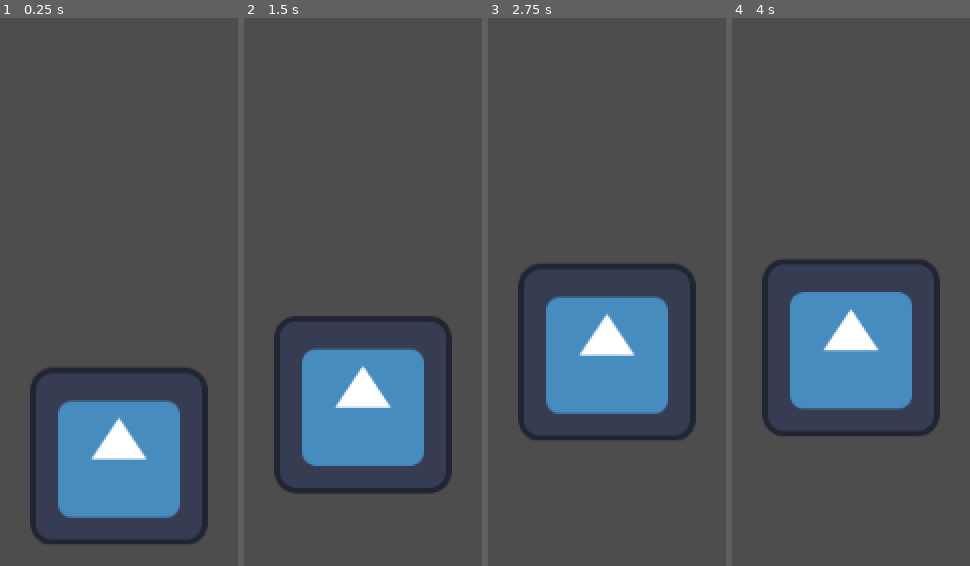
Above: before the commit, frames 1-4 (left to right).
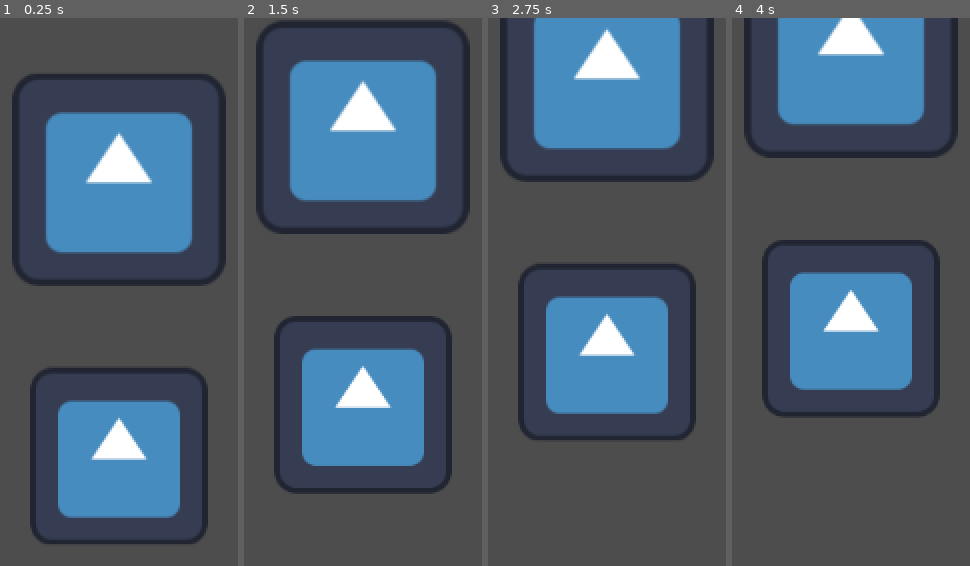
Above: after the commit, the same moments.

Repository: TheJP/GlobalGameJam2025
Game: Godot game, scene res://level/level.tscn
The game is run twice, just before and just after one commit, with the same random seed, the same clock (stepped at 60 frames per second) and the same inputs. The engine's default icon, where the game draws it, is replaced by a stand-in: a white triangle on a blue panel in a dark square.
Inputs:
- Up to frame 1 (0.25 s): no input
- Up to frame 2 (1.5 s): hold Up (ui_up) 0.53-1.28 s; hold Down (ui_down) from 1.28 s (still down)
- Up to frame 3 (2.75 s): release Down (ui_down) at 2.03 s; hold Up (ui_up) from 2.03 s (still down)
- Up to frame 4 (4 s): release Up (ui_up) at 3.53 s; hold Down (ui_down) from 3.53 s (still down)

The runs differ from the first frame. In frame 1, 20% of the frame differs, in the area x 5-95%, y 10-49%; in frame 2, 21%; in frame 3, 18%; in frame 4, 23%, in the area x 5-95%, y 0-77%.

Commit message:
Connect Boat to PlayerInput Add BoatBody and BoatBubble

Diff:
--- a/boat/boat.gd
+++ b/boat/boat.gd
@@ -1,5 +1,5 @@
 class_name Boat
-extends Node2D
+extends CharacterBody2D
 
 @export var initial_height:float = 100
 @export var max_height:float = 200
@@ -10,6 +10,7 @@
 @export var pump_height_add:float = 3
 @export var lose_air_sub:float = 10
 
+@onready var body_node: BoatBody = $Body
 
 func lose_air(amount:float = lose_air_sub):
 	target_height -= amount
@@ -24,16 +25,23 @@
 
 var target_height:float = 0
 
-# Called when the node enters the scene tree for the first time.
 func _ready():
 	target_height = initial_height
 
 func _process(_delta):
-	# DEBUG
-	if Input.is_action_just_pressed("ui_up"):
+	if PlayerInput.is_just_pressed(PlayerInput.Action.DESCEND):
+		lose_air()
+
+	if PlayerInput.is_just_pressed(PlayerInput.Action.ASCEND_A):
 		pump_up()
-	if Input.is_action_just_pressed("ui_down"):
-		lose_air()
+	if PlayerInput.is_just_pressed(PlayerInput.Action.ASCEND_B):
+		pump_up()
+
+
+# 	if Input.is_action_just_pressed("ui_up"):
+# 		pump_up()
+# 	if Input.is_action_just_pressed("ui_down"):
+# 		lose_air()
 
 func _physics_process(delta):
 	var speed:float = speed_up if target_height > -position.y else speed_down
--- a/boat/boat.tscn
+++ b/boat/boat.tscn
@@ -1,10 +1,35 @@
-[gd_scene load_steps=3 format=3 uid="uid://coo4vnsykx1i1"]
+[gd_scene load_steps=7 format=3 uid="uid://coo4vnsykx1i1"]
 
 [ext_resource type="Script" path="res://boat/boat.gd" id="1_2rl37"]
 [ext_resource type="Texture2D" uid="uid://2727mq8yw27w" path="res://icon.svg" id="2_2d0yg"]
+[ext_resource type="Script" path="res://boat/body.gd" id="2_yxq3b"]
+[ext_resource type="Script" path="res://boat/bubble.gd" id="3_1wwvv"]
 
-[node name="Boat" type="Node2D"]
+[sub_resource type="RectangleShape2D" id="RectangleShape2D_ifqxd"]
+
+[sub_resource type="CircleShape2D" id="CircleShape2D_joaha"]
+
+[node name="Boat" type="CharacterBody2D"]
 script = ExtResource("1_2rl37")
 
-[node name="BoatVisualization" type="Sprite2D" parent="."]
+[node name="Body" type="Area2D" parent="."]
+script = ExtResource("2_yxq3b")
+
+[node name="BodyVisualization" type="Sprite2D" parent="Body"]
 texture = ExtResource("2_2d0yg")
+
+[node name="CollisionShape2D" type="CollisionShape2D" parent="Body"]
+scale = Vector2(6, 6)
+shape = SubResource("RectangleShape2D_ifqxd")
+
+[node name="Bubble" type="Area2D" parent="."]
+position = Vector2(0, -200)
+scale = Vector2(1.2, 1.2)
+script = ExtResource("3_1wwvv")
+
+[node name="BubbleVisualization" type="Sprite2D" parent="Bubble"]
+texture = ExtResource("2_2d0yg")
+
+[node name="CollisionShape2D" type="CollisionShape2D" parent="Bubble"]
+scale = Vector2(8.5, 8.5)
+shape = SubResource("CircleShape2D_joaha")
--- /dev/null
+++ b/boat/body.gd
@@ -0,0 +1,12 @@
+class_name BoatBody
+extends Area2D
+
+
+# Called when the node enters the scene tree for the first time.
+func _ready():
+	pass # Replace with function body.
+
+
+# Called every frame. 'delta' is the elapsed time since the previous frame.
+func _process(delta):
+	pass
--- /dev/null
+++ b/boat/bubble.gd
@@ -0,0 +1,12 @@
+class_name BoatBubble
+extends Area2D
+
+
+# Called when the node enters the scene tree for the first time.
+func _ready():
+	pass # Replace with function body.
+
+
+# Called every frame. 'delta' is the elapsed time since the previous frame.
+func _process(delta):
+	pass
